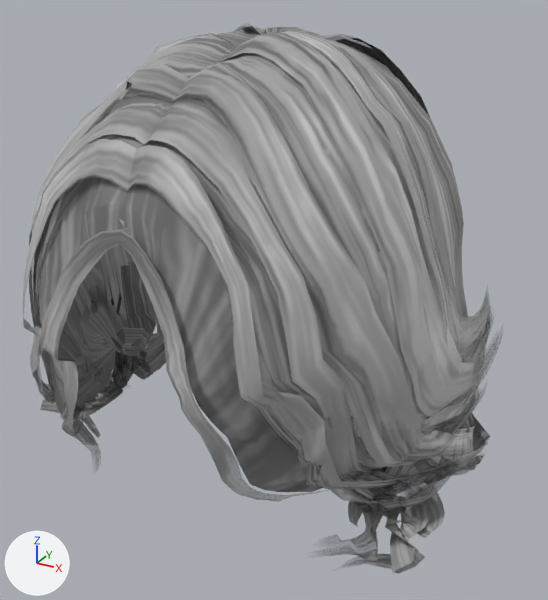
What one commit did to the glTF model public/models/daz_hair_curtain_wave.glb.
Before and after are seen from a 50 mm camera at (0.161, -0.28, 0.158) aimed at (0.0, 0.012, 0.012). The lights are fixed; the arrows at lower left show +X, +Y and +Z. The first picture is the older version. Vertices at exactly the same position are counted once.

In view in the first picture: 'daz_hair_curtain_wave'.
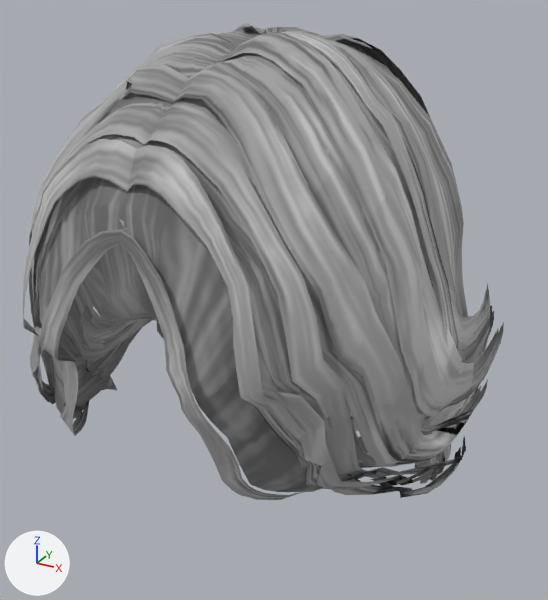
The edits, one by one:
Material 'daz_hair_curtain_wave_mat' (mat_daz_hair_curtain_wave_mat_1) is new.
Uses the picture img_daz_hair_curtain_wave_tex.
me_daz_hair_curtain_wave is used by ob_daz_hair_curtain_wave; location (0.0, 0.0, 0.0).
me_daz_hair_curtain_wave had 7986 vertices, 10763 faces and spanned x -0.116..0.113, y -0.106..0.111, z -0.146..0.136.
me_daz_hair_curtain_wave now has 5620 vertices, 7547 faces and spans x -0.116..0.113, y -0.106..0.111, z -0.109..0.136.
me_daz_hair_curtain_wave part 1: 28 loose pieces with 1734 vertices, spanning x -0.112..0.105, y -0.065..0.074, z -0.069..0.021, are deleted.
me_daz_hair_curtain_wave part 2: 612 vertices removed from x -0.063..0.062, y 0.053..0.1, z -0.146..-0.07.
me_daz_hair_curtain_wave part 3: 174 vertices moved from x 0.05..0.106, y -0.076..0.013, z -0.044..-0.026 to x 0.05..0.106, y -0.075..0.014, z -0.044..-0.026; 4 vertices removed from x 0.067..0.094, y -0.046..0.018, z -0.04..-0.027; 3 vertices added at x 0.067..0.094, y -0.044..0.011, z -0.04..-0.027.
me_daz_hair_curtain_wave part 4: 156 vertices moved from x -0.105..-0.049, y -0.073..0.013, z -0.046..-0.026 to x -0.105..-0.049, y -0.072..0.014, z -0.046..-0.026; 26 vertices removed from x -0.106..-0.069, y -0.041..0.019, z -0.043..-0.025; 7 vertices added at x -0.102..-0.091, y -0.031..0.012, z -0.043..-0.039.
me_daz_hair_curtain_wave part 5: 7523 faces spanning x -0.116..0.113, y -0.106..0.111, z -0.109..0.136 switch from mat_daz_hair_curtain_wave_mat (picture img_daz_hair_curtain_wave_tex) to mat_daz_hair_curtain_wave_mat_1.
Other edits to the shape of me_daz_hair_curtain_wave do not show in these pictures.

Pixel boxes [x1, y1, x2, y2] of what changed, in the pictures (548 x 600 px; the box of a moved part takes in the faces that stretch with it):
'daz_hair_curtain_wave', reshaped (13% shorter): before [23, 23, 502, 574]; after [23, 23, 504, 500]
part 1 of me_daz_hair_curtain_wave, deleted: before [40, 262, 490, 574]
part 2 of me_daz_hair_curtain_wave, deleted (mostly hidden): before [273, 417, 420, 495]
part 3 of me_daz_hair_curtain_wave, moved or reshaped: before [269, 422, 464, 511]; after [269, 437, 466, 500]
part 4 of me_daz_hair_curtain_wave, moved or reshaped: before [73, 345, 116, 431]; after [73, 326, 136, 431]
part 5 of me_daz_hair_curtain_wave, edited (looks the same): [23, 23, 501, 500] in both
